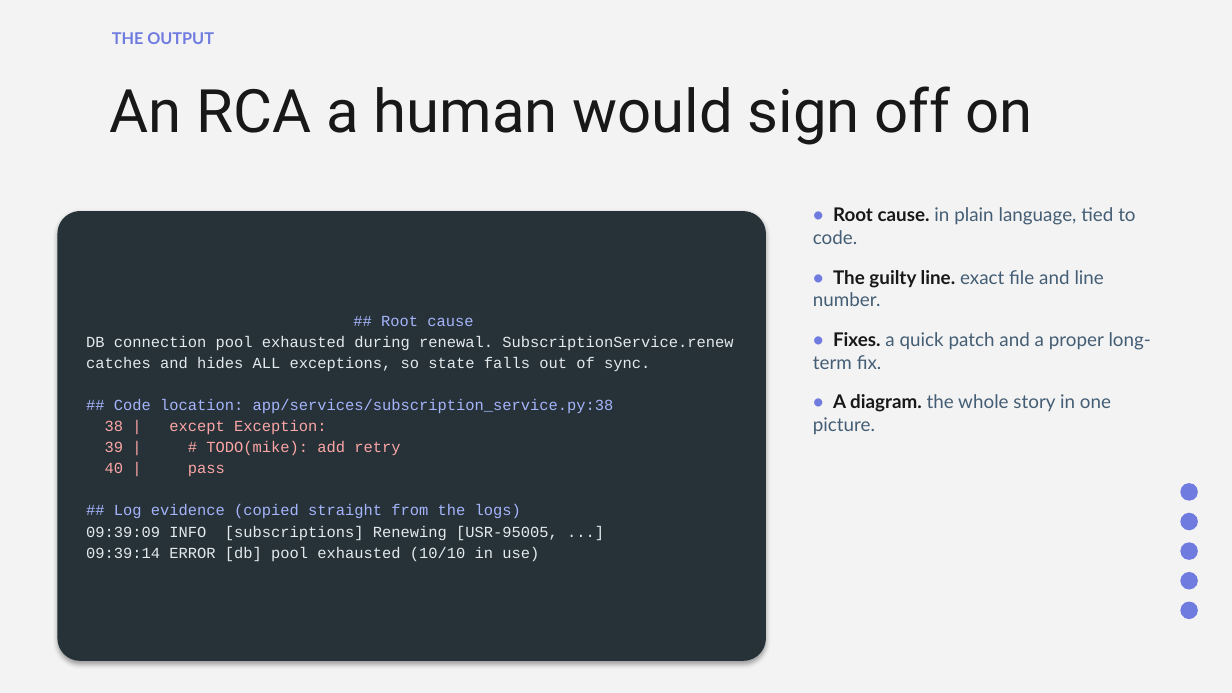
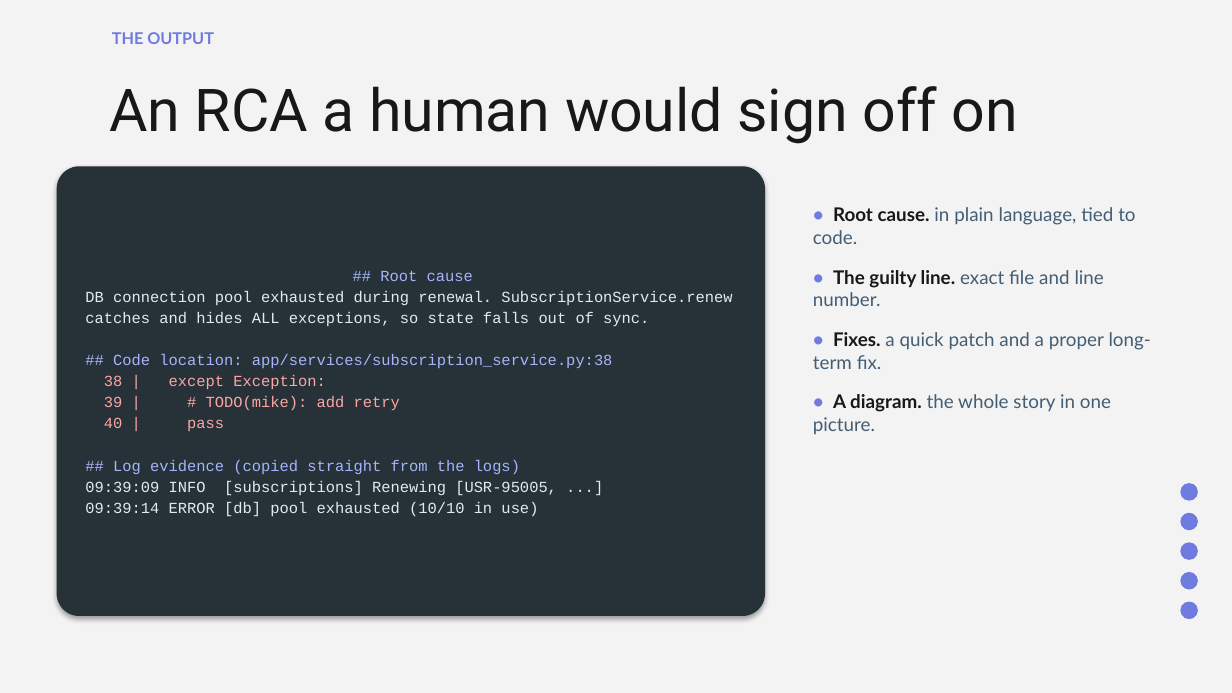
Before and after one commit to aadityaincode/Sherlog, a slide deck: slide 6 of sherlog-slides.pptx. Drawn at 1232x693 pixels with LibreOffice and Linux fonts; fonts in the diff are those of the drawing. Boxes give left, top, right and bottom in pixels: in the first picture for what was removed or moved away, otherwise in the second. Text is boxed around its words. In the diff, an @@ line names an element or a change of style, - is before the commit and + after.

```diff
--- a/sherlog-slides.pptx
+++ b/sherlog-slides.pptx
@@ title "An RCA a human would ..." at (109, 86, 1018, 144): size 35 to 34.5 pt @@
@@ rounded rectangle "## Root cause": place and size @@
-rounded rectangle "## Root cause" at (58, 211, 766, 660)
+rounded rectangle "## Root cause" at (57, 166, 765, 616)
```
Also in this commit, not shown: 2 other slides changed, 1 slide added.
